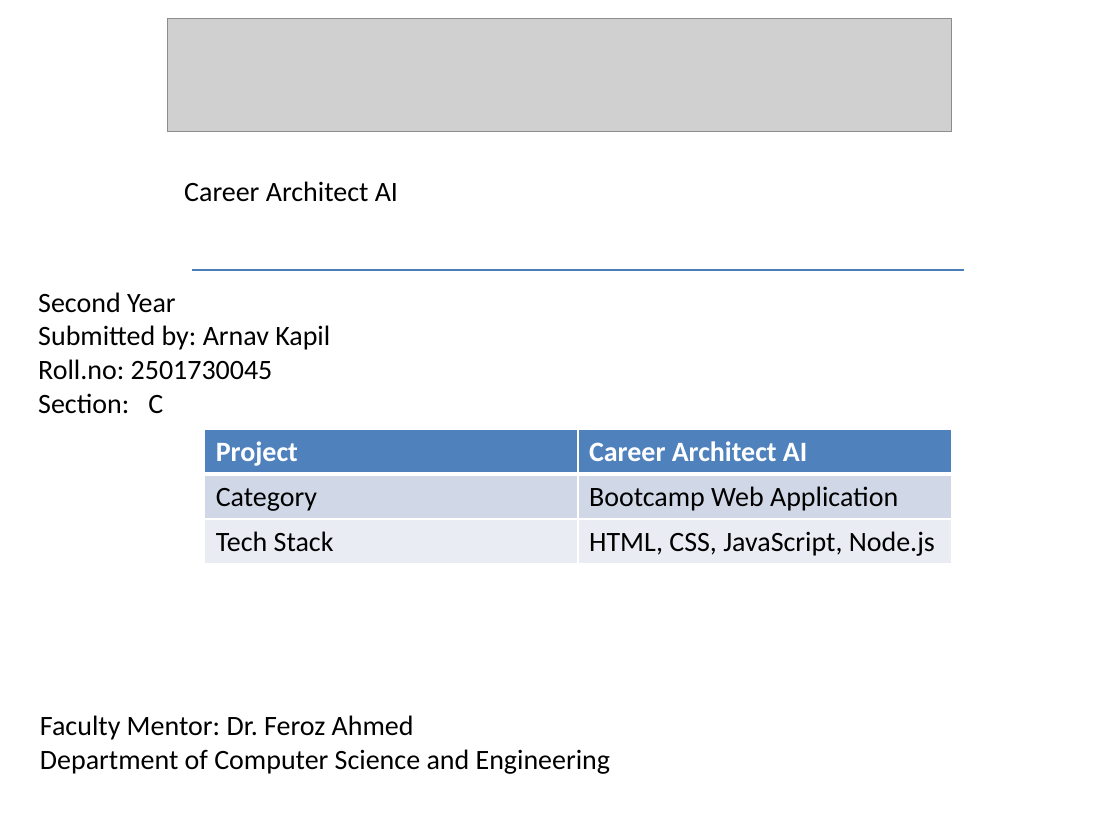
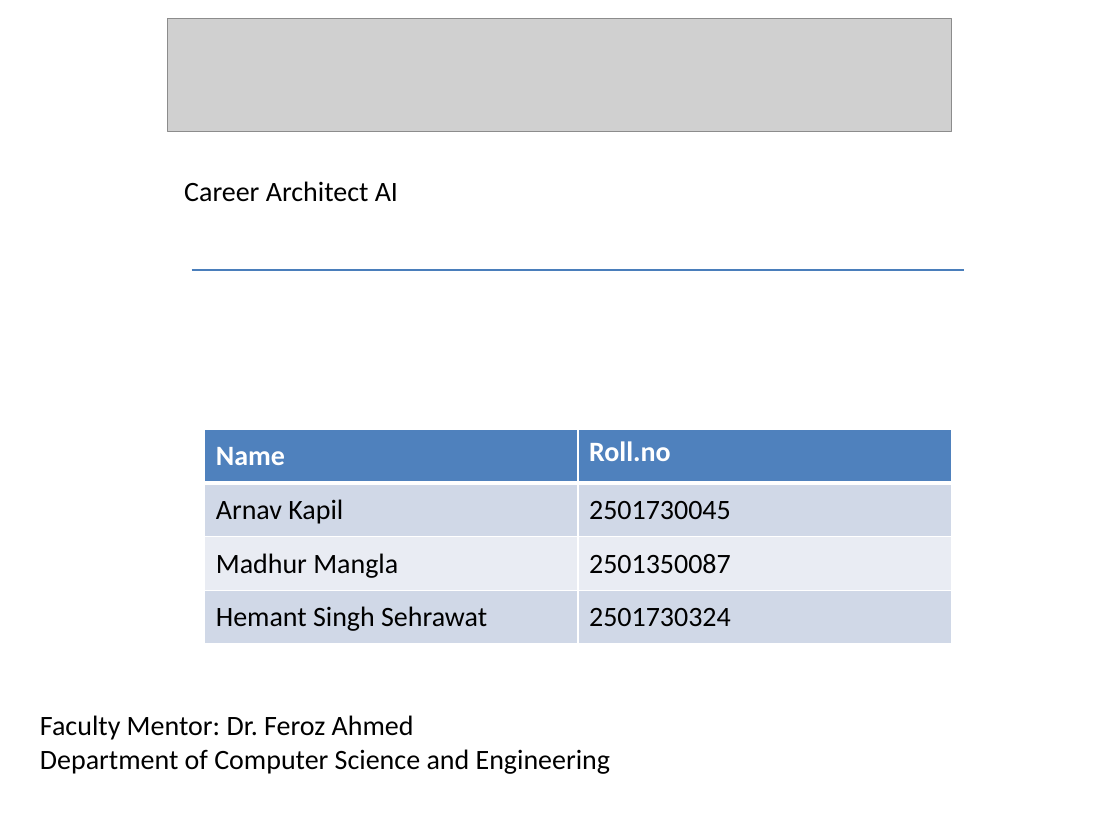
Before and after one commit to arnav199/Bootcamp-project, a slide deck: slide 2 of Career_Architect_AI_Bootcamp_Presentation.pptx. Drawn at 1120x840 pixels with LibreOffice and Linux fonts; fonts in the diff are those of the drawing; grey boxes stand for pictures; background and template pictures are left out. Boxes give left, top, right and bottom in pixels: in the first picture for what was removed or moved away, otherwise in the second. Text is boxed around its words. In the diff, an @@ line names an element or a change of style, - is before the commit and + after.

Commit message:
Add temporary presentation files for Arnav Kapil

```diff
--- a/Career_Architect_AI_Bootcamp_Presentation.pptx
+++ b/Career_Architect_AI_Bootcamp_Presentation.pptx
@@ text removed at (38, 292, 330, 414) @@
-Second Year
-Submitted by: Arnav Kapil
-Roll.no: 2501730045
-Section: C
@@ table at (205, 429, 951, 644) @@
-row 1: Project | Career Architect AI
-row 2: Category | Bootcamp Web Application
-row 3: Tech Stack | HTML, CSS, JavaScript, Node.js
+row 1: Name | Roll.no
+row 2: Arnav Kapil | 2501730045
+row 3: Madhur Mangla | 2501350087
+row 4: Hemant Singh Sehrawat | 2501730324
```
Also in this commit, not shown: 3 other slides changed, 2 other files.
